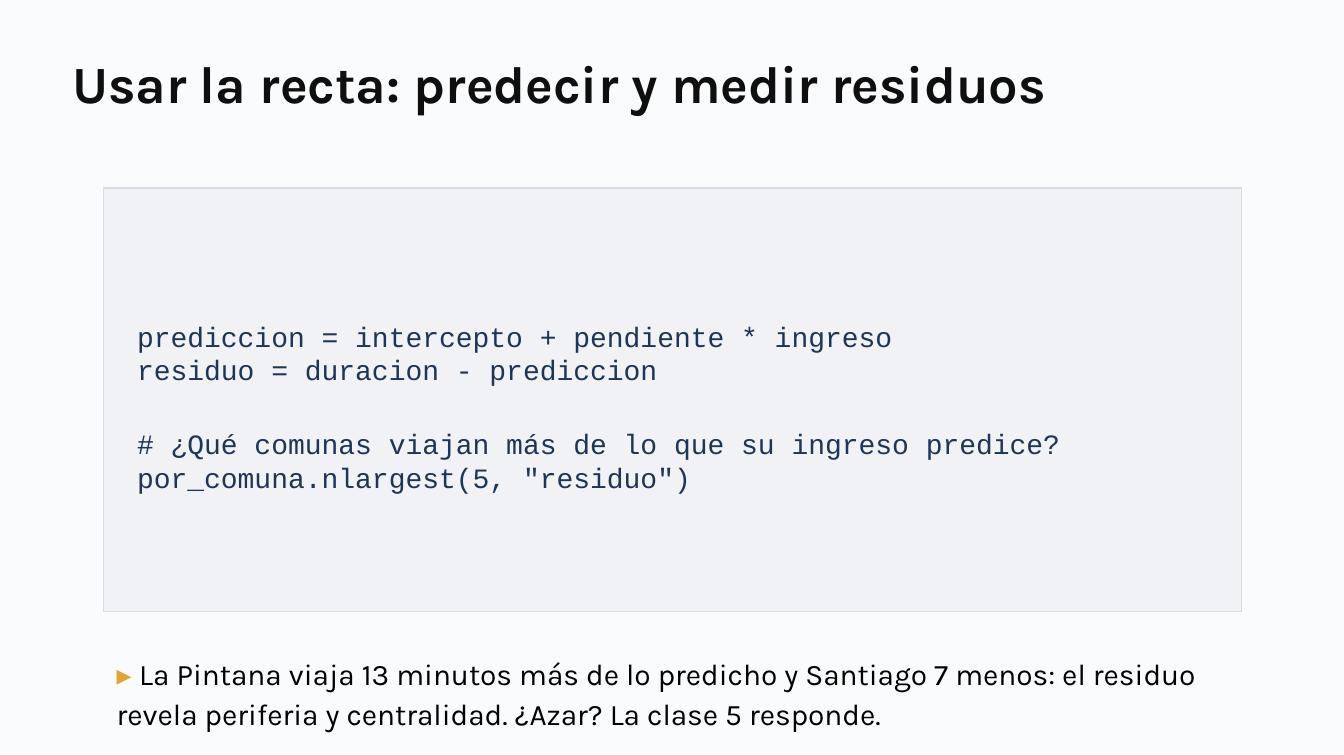
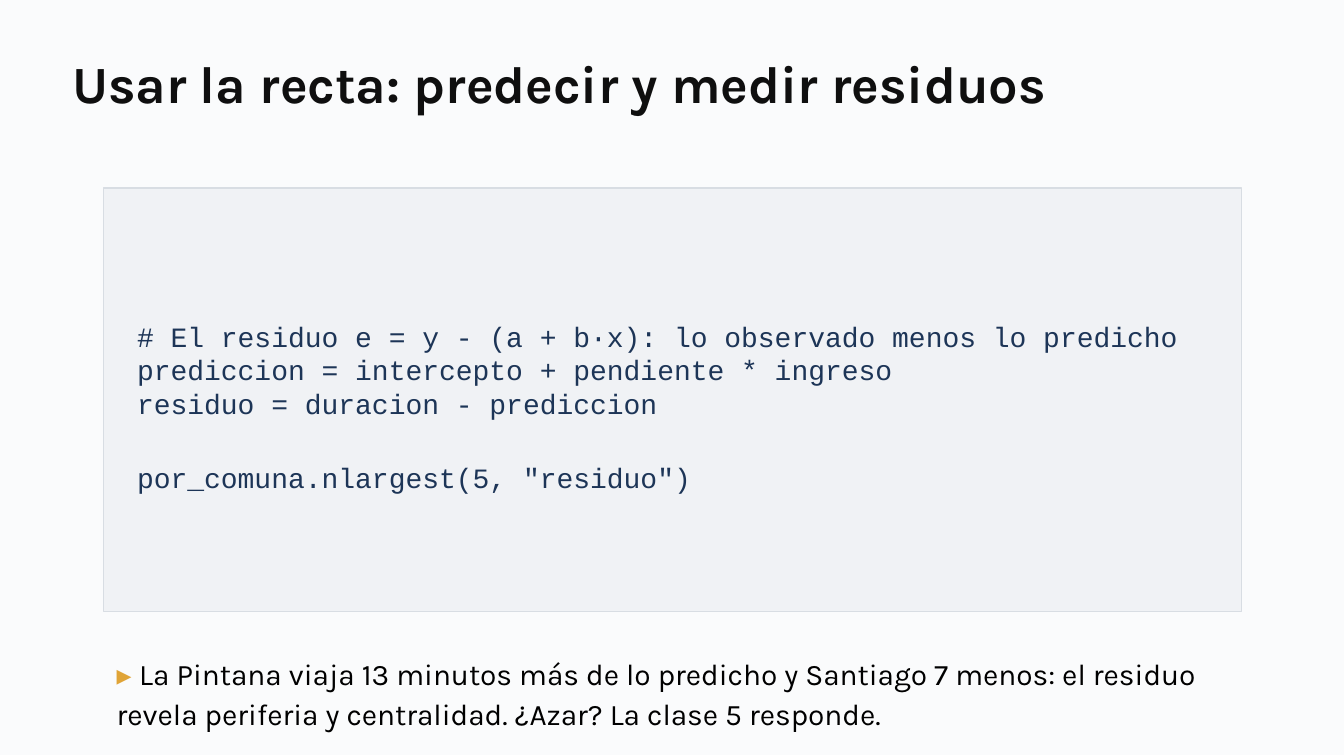
Before and after one commit to daniopitz/diplomado-cdd, a slide deck: slide 38 of presentaciones/clase03_eda_bivariado.pptx (slide 35 before the commit). Drawn at 1344x755 pixels with LibreOffice and Linux fonts; fonts in the diff are those of the drawing. Boxes give left, top, right and bottom in pixels: in the first picture for what was removed or moved away, otherwise in the second. Text is boxed around its words. In the diff, an @@ line names an element or a change of style, - is before the commit and + after.

```diff
--- a/presentaciones/clase03_eda_bivariado.pptx
+++ b/presentaciones/clase03_eda_bivariado.pptx
@@ text in rectangle at [171,327,1177,353]: paragraph added @@
+# El residuo e = y - (a + b·x): lo observado menos lo predicho
@@ text in rectangle at [171,434,1060,460]: paragraph removed @@
-# ¿Qué comunas viajan más de lo que su ingreso predice?
```
Also in this commit, not shown: 7 other slides changed, 5 slides added, 1 slide removed, 3 other files.
